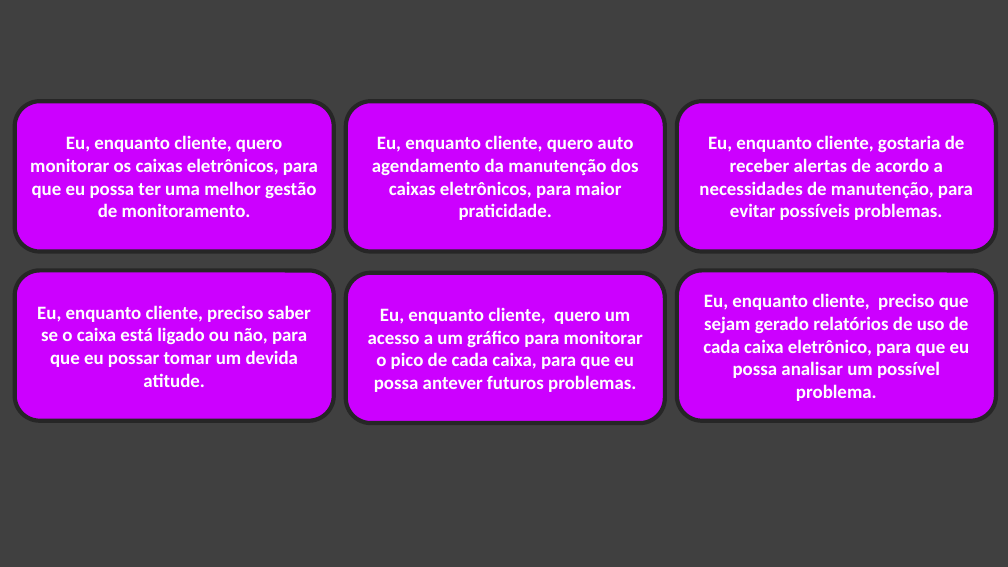
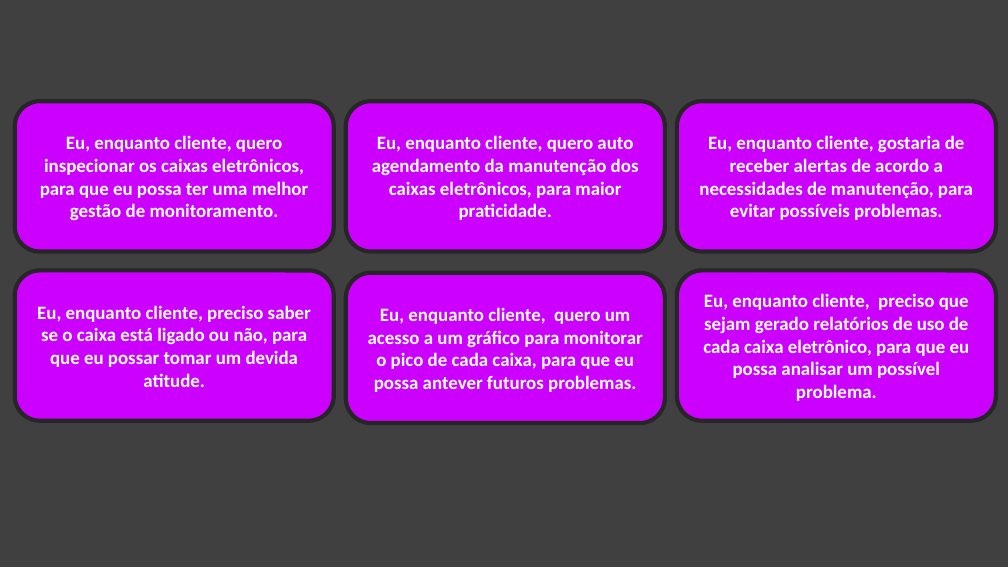
Before and after one commit to BandTec/CrasDefault-Grupo8, a slide deck: slide 1 of documentos/historia dos ruser.pptx. Drawn at 1008x567 pixels with LibreOffice and Linux fonts; fonts in the diff are those of the drawing. Boxes give left, top, right and bottom in pixels: in the first picture for what was removed or moved away, otherwise in the second. Text is boxed around its words. In the diff, an @@ line names an element or a change of style, - is before the commit and + after.

```diff
--- a/documentos/historia dos ruser.pptx
+++ b/documentos/historia dos ruser.pptx
@@ text in rounded rectangle at <box>40,135,308,221</box>: text changed @@
-Eu, enquanto cliente, quero monitorar os caixas eletrônicos, para que eu possa ter uma melhor gestão de monitoramento.
+Eu, enquanto cliente, quero inspecionar os caixas eletrônicos, para que eu possa ter uma melhor gestão de monitoramento.
```
Also in this commit, not shown: 1 other file.
